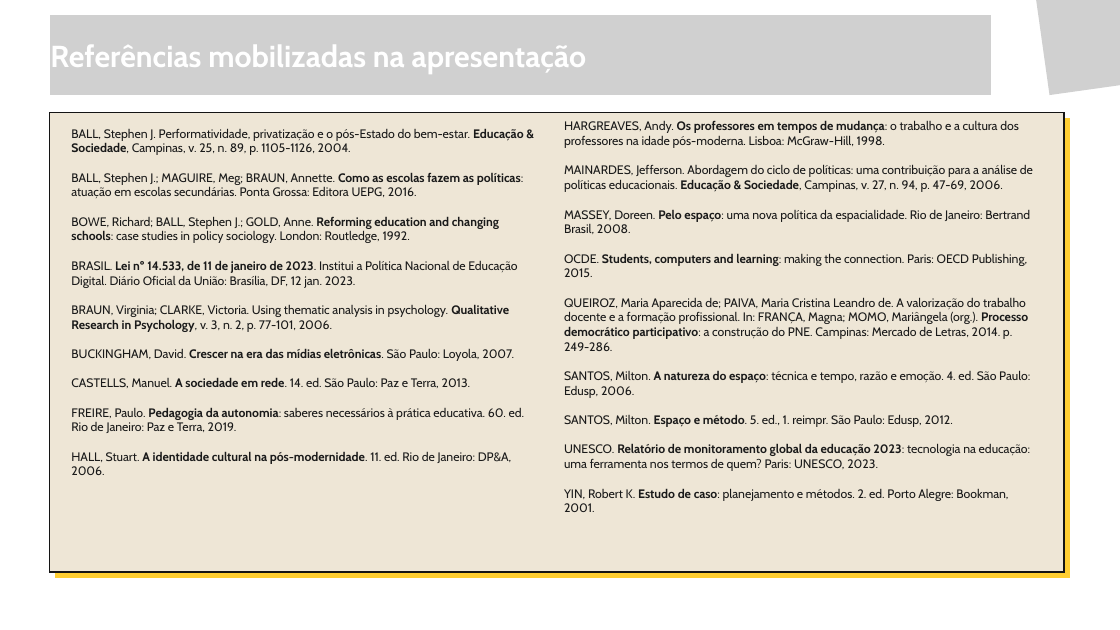
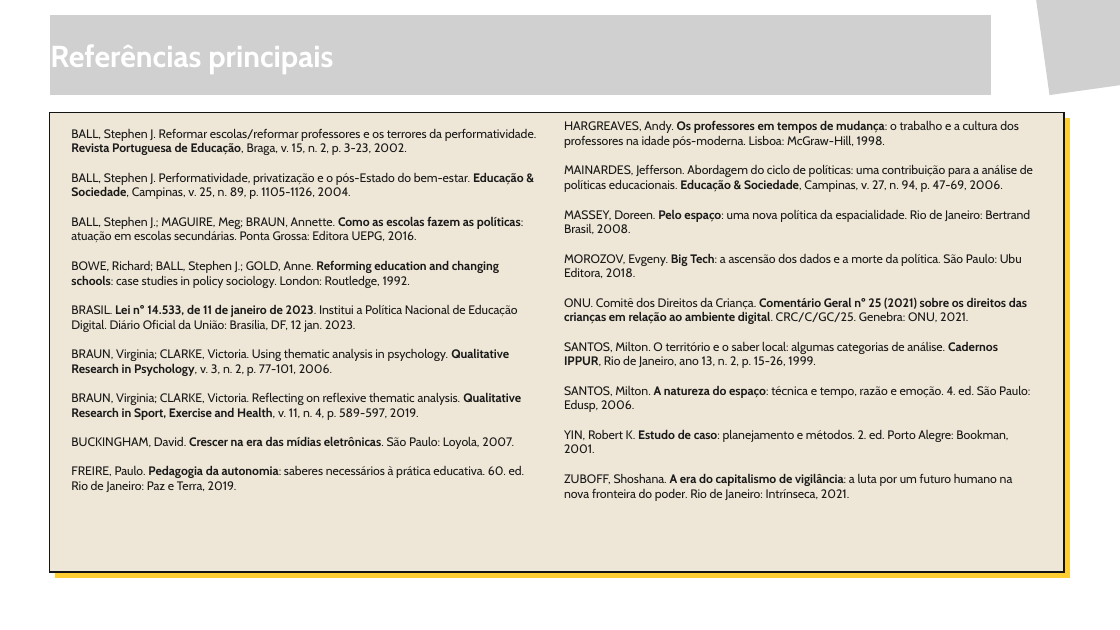
Before and after one commit to yzynya-beep/Tese, a slide deck: slide 20 of apresentacao_qualificacao/Seminario_qualificacao_20_slides_novo_projeto.pptx. Drawn at 1120x630 pixels with LibreOffice and Linux fonts; fonts in the diff are those of the drawing; grey boxes stand for pictures; background and template pictures are left out. Boxes give left, top, right and bottom in pixels: in the first picture for what was removed or moved away, otherwise in the second. Text is boxed around its words. In the diff, an @@ line names an element or a change of style, - is before the commit and + after.

```diff
--- a/apresentacao_qualificacao/Seminario_qualificacao_20_slides_novo_projeto.pptx
+++ b/apresentacao_qualificacao/Seminario_qualificacao_20_slides_novo_projeto.pptx
@@ text at bbox=[50, 45, 333, 74]: text changed @@
-Referências mobilizadas na apresentação
+Referências principais
@@ text at bbox=[71, 128, 537, 155]: paragraph added @@
+BALL, Stephen J. Reformar escolas/reformar professores e os terrores da performatividade. Revista Portuguesa de Educação, Braga, v. 15, n. 2, p. 3-23, 2002.
@@ text at bbox=[564, 253, 1027, 368]: text changed @@
-OCDE. Students, computers and learning: making the connection. Paris: OECD Publishing, 2015.
-QUEIROZ, Maria Aparecida de; PAIVA, Maria Cristina Leandro de. A valorização do trabalho docente e a formação profissional. In: FRANÇA, Magna; MOMO, Mariângela (org.). Processo democrático participativo: a construção do PNE. Campinas: Mercado de Letras, 2014. p. 249-286.
+MOROZOV, Evgeny. Big Tech: a ascensão dos dados e a morte da política. São Paulo: Ubu Editora, 2018.
+ONU. Comitê dos Direitos da Criança. Comentário Geral nº 25 (2021) sobre os direitos das crianças em relação ao ambiente digital. CRC/C/GC/25. Genebra: ONU, 2021.
+SANTOS, Milton. O território e o saber local: algumas categorias de análise. Cadernos IPPUR, Rio de Janeiro, ano 13, n. 2, p. 15-26, 1999.
@@ text at bbox=[71, 377, 471, 388]: paragraph removed @@
-CASTELLS, Manuel. A sociedade em rede. 14. ed. São Paulo: Paz e Terra, 2013.
@@ text at bbox=[71, 392, 521, 420]: paragraph added @@
+BRAUN, Virginia; CLARKE, Victoria. Reflecting on reflexive thematic analysis. Qualitative Research in Sport, Exercise and Health, v. 11, n. 4, p. 589-597, 2019.
@@ text at bbox=[564, 414, 1030, 471]: paragraphs removed @@
-SANTOS, Milton. Espaço e método. 5. ed., 1. reimpr. São Paulo: Edusp, 2012.
-UNESCO. Relatório de monitoramento global da educação 2023: tecnologia na educação: uma ferramenta nos termos de quem? Paris: UNESCO, 2023.
@@ text at bbox=[71, 451, 511, 475]: paragraph removed @@
-HALL, Stuart. A identidade cultural na pós-modernidade. 11. ed. Rio de Janeiro: DP&A, 2006.
@@ text at bbox=[564, 473, 1013, 501]: paragraph added @@
+ZUBOFF, Shoshana. A era do capitalismo de vigilância: a luta por um futuro humano na nova fronteira do poder. Rio de Janeiro: Intrínseca, 2021.
```
Also in this commit, not shown: 10 other slides changed.
